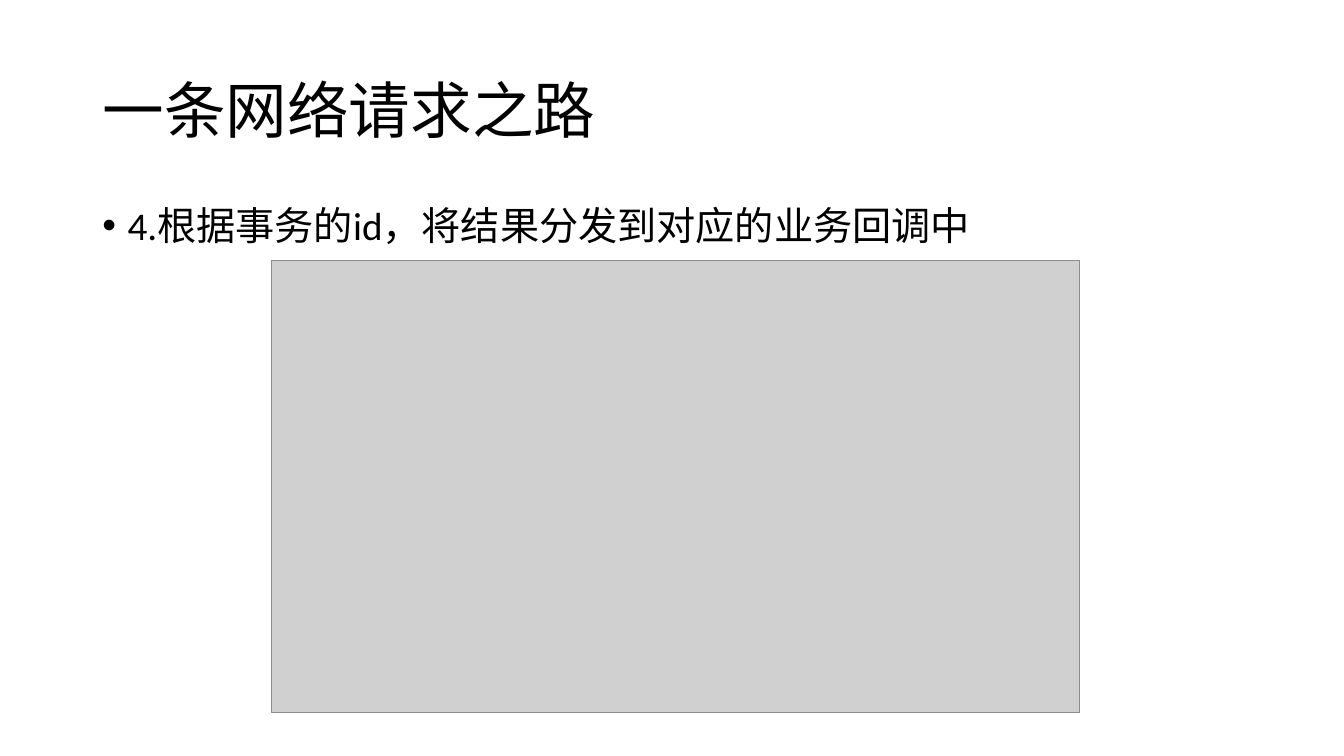
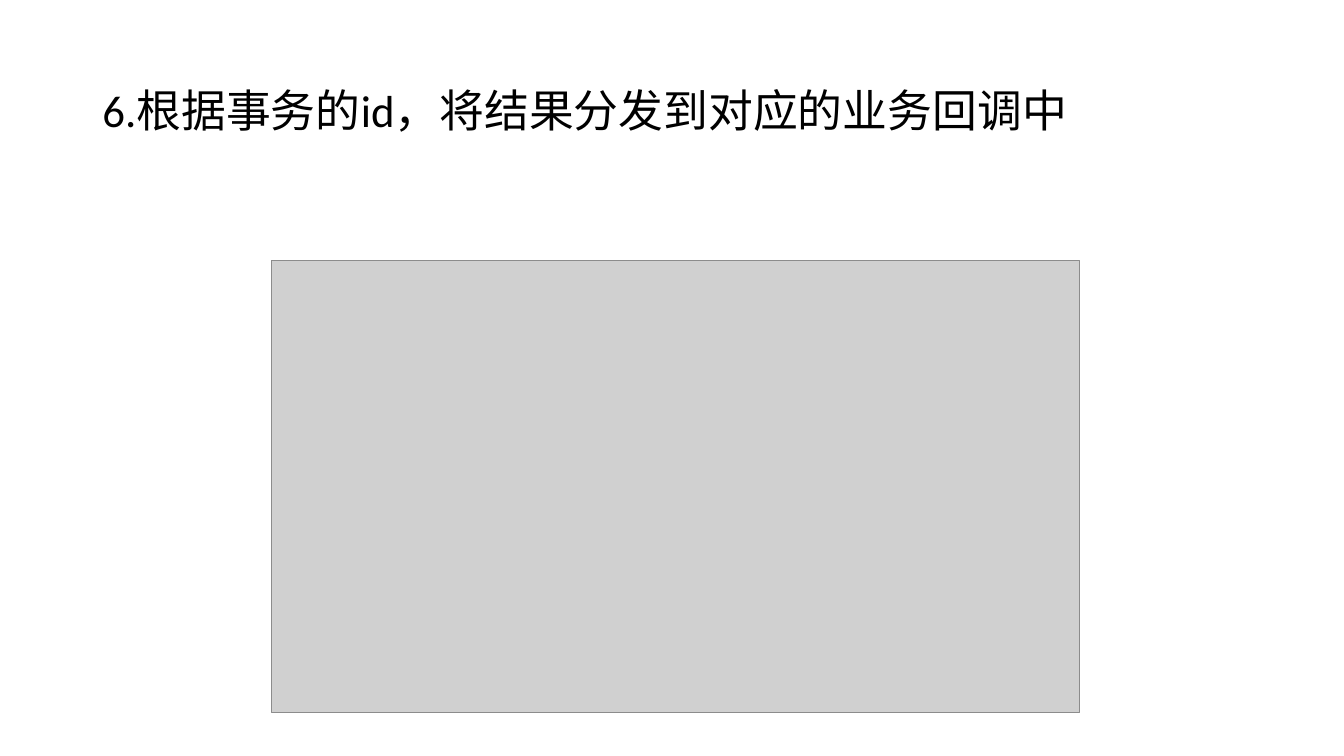
Before and after one commit to daisongsong1991/ppt, a slide deck: slide 8 of net_ppt.pptx (slide 9 before the commit). Drawn at 1344x756 pixels with LibreOffice and Linux fonts; fonts in the diff are those of the drawing; grey boxes stand for pictures. Boxes give left, top, right and bottom in pixels: in the first picture for what was removed or moved away, otherwise in the second. Text is boxed around its words. In the diff, an @@ line names an element or a change of style, - is before the commit and + after.

```diff
--- a/net_ppt.pptx
+++ b/net_ppt.pptx
@@ title at box(102, 90, 1066, 132): text changed; size 44 to 32 pt @@
-一条网络请求之路
+6.根据事务的id，将结果分发到对应的业务回调中
@@ text removed at box(128, 207, 970, 244) @@
-• 4.根据事务的id，将结果分发到对应的业务回调中
```
Also in this commit, not shown: 15 other slides changed, 3 slides added, 4 slides removed.
